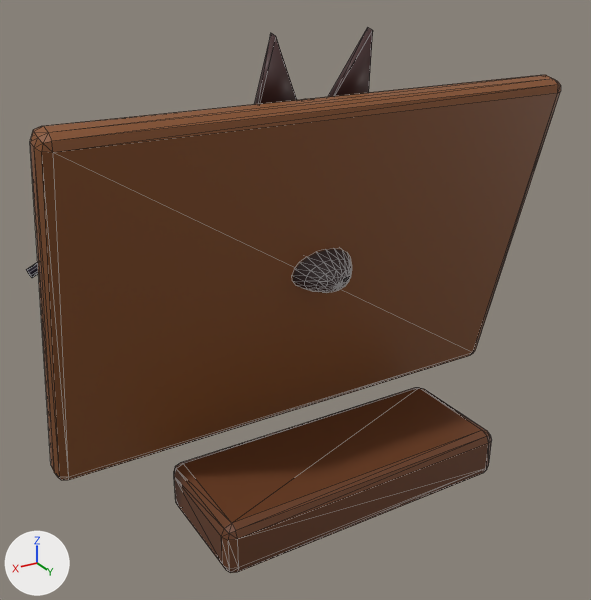
An edit to the glTF model models/ing_wing.glb, drawn before and after from the same camera.
The view is the same before and after, from a 50 mm lens placed at (0.381, 0.656, 0.498), pointed at (0.02, 0.053, 0.196). Every picture has the same lights, and +X, +Y and +Z are marked at lower left. The first picture is the older version. Mesh edges are drawn as thin lines. Vertices at exactly the same position are counted once.

Names of what the first picture shows: 'ing_wing'.
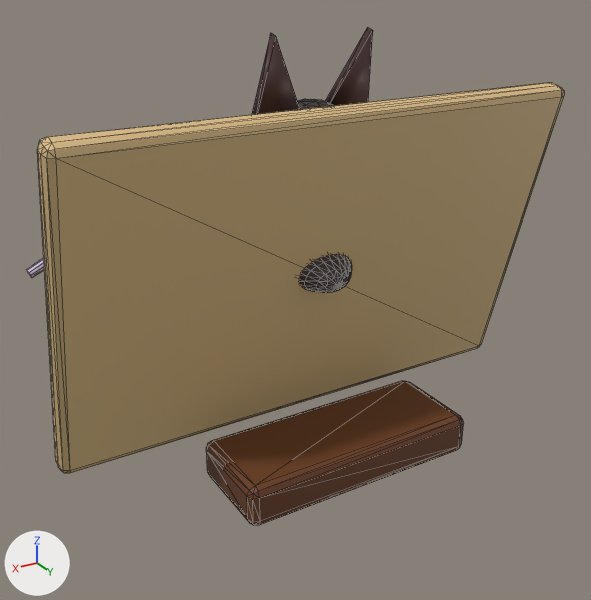
The newer file is also rescaled (x1.25), turned or shifted as a whole; pictures and numbers use the older file's frame.

Location of each change, [x1, y1, x2, y2] in pixels of the pictures (591 x 600 px; the box of a moved part takes in the faces that stretch with it):
'ing_wing', reshaped (9% shorter): before [26, 27, 561, 573]; after [26, 27, 564, 525]
part 1 of me_ing_wing, moved or reshaped: before [30, 75, 561, 480]; after [37, 82, 564, 473]
part 2 of me_ing_wing, moved or reshaped: before [174, 388, 492, 573]; after [206, 381, 464, 525]
part 3 of me_ing_wing, recoloured: [26, 262, 38, 278] in both

Edits to the bpy script that builds the scene:
```text
Change me_ing_wing:
    used by ob_ing_wing; location = (0.0, 0.0, 0.0)
    remove me_ing_wing.from_pydata(...)  # 996 vertices, 1912 faces; spans x -0.252..0.252, y -0.055..0.16, z 0.005..0.436
    add me_ing_wing.from_pydata(...)  # 996 vertices, 1912 faces; spans x -0.252..0.252, y -0.055..0.148, z 0.036..0.436
    me_ing_wing part 1: the loose piece of 56 vertices spanning x -0.25..0.25, y -0.004..0.104, z 0.054..0.386 is multiplied about its middle by the matrix ((0.996, 0.0, 0.0), (0.0, 0.809, 0.035), (0.0, 0.035, 0.937)), then moved by (0.0, 0.01, 0.004)
    me_ing_wing part 2: the loose piece of 56 vertices spanning x -0.15..0.15, y 0.04..0.16, z 0.005..0.055 is scaled about its middle by 0.8, then moved by (0.0, 0.0, 0.026)
    me_ing_wing part 3: 648 kept faces spanning x -0.252..0.252, y -0.011..0.049, z 0.132..0.334 get new vertex colours
```
